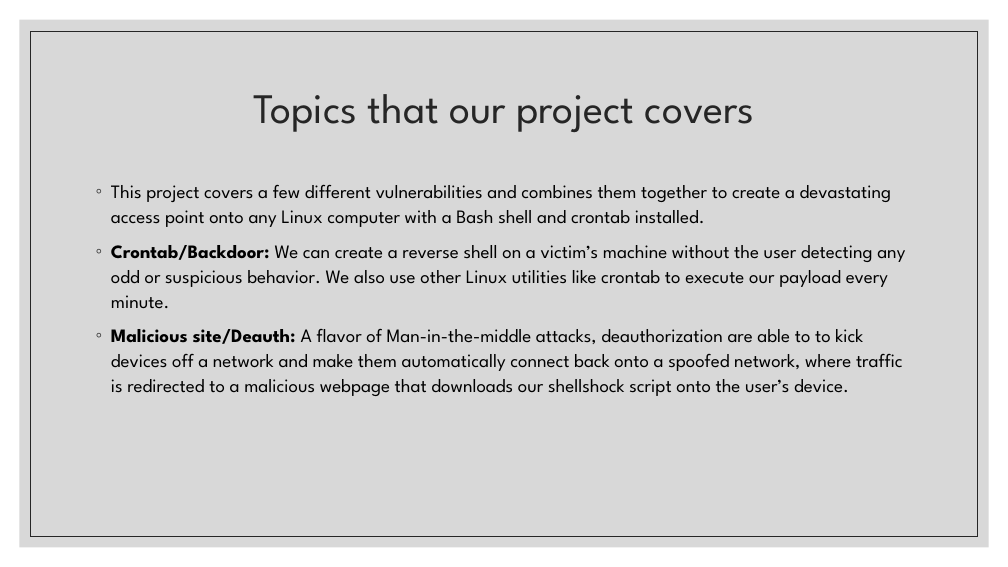
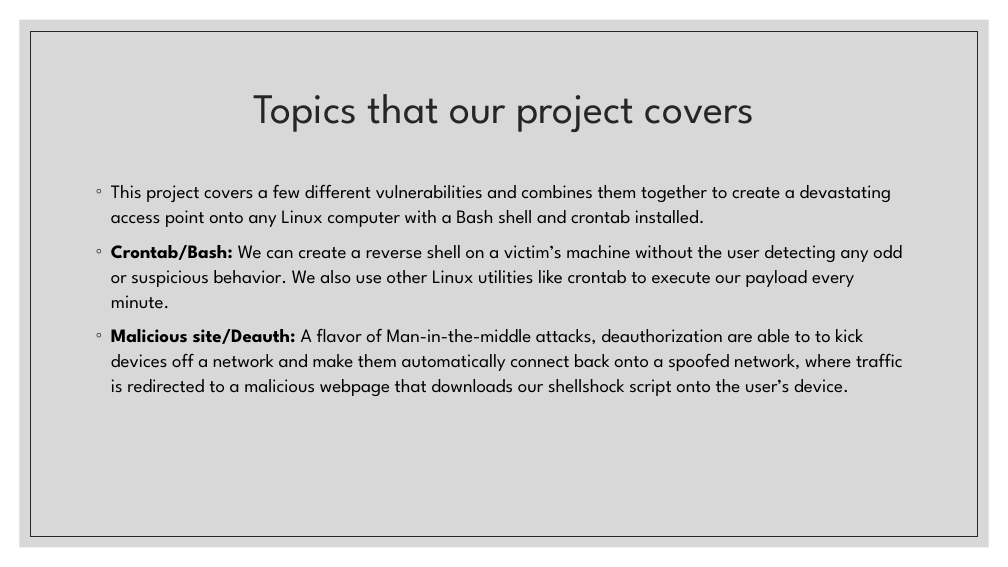
Before and after one commit to JulianKeller/cs425-backdoor, a slide deck: slide 2 of Documents/Remote_attacks_and_backdoors.pptx. Drawn at 1008x567 pixels with LibreOffice and Linux fonts; fonts in the diff are those of the drawing. Boxes give left, top, right and bottom in pixels: in the first picture for what was removed or moved away, otherwise in the second. Text is boxed around its words. In the diff, an @@ line names an element or a change of style, - is before the commit and + after.

```diff
--- a/Documents/Remote_attacks_and_backdoors.pptx
+++ b/Documents/Remote_attacks_and_backdoors.pptx
@@ text at box(111, 245, 902, 309): text changed @@
-◦ Crontab/Backdoor: We can create a reverse shell on a victim’s machine without the user detecting any odd or suspicious behavior. We also use other Linux utilities like crontab to execute our payload every minute.
+◦ Crontab/Bash: We can create a reverse shell on a victim’s machine without the user detecting any odd or suspicious behavior. We also use other Linux utilities like crontab to execute our payload every minute.
```
Also in this commit, not shown: 1 other slide changed.
